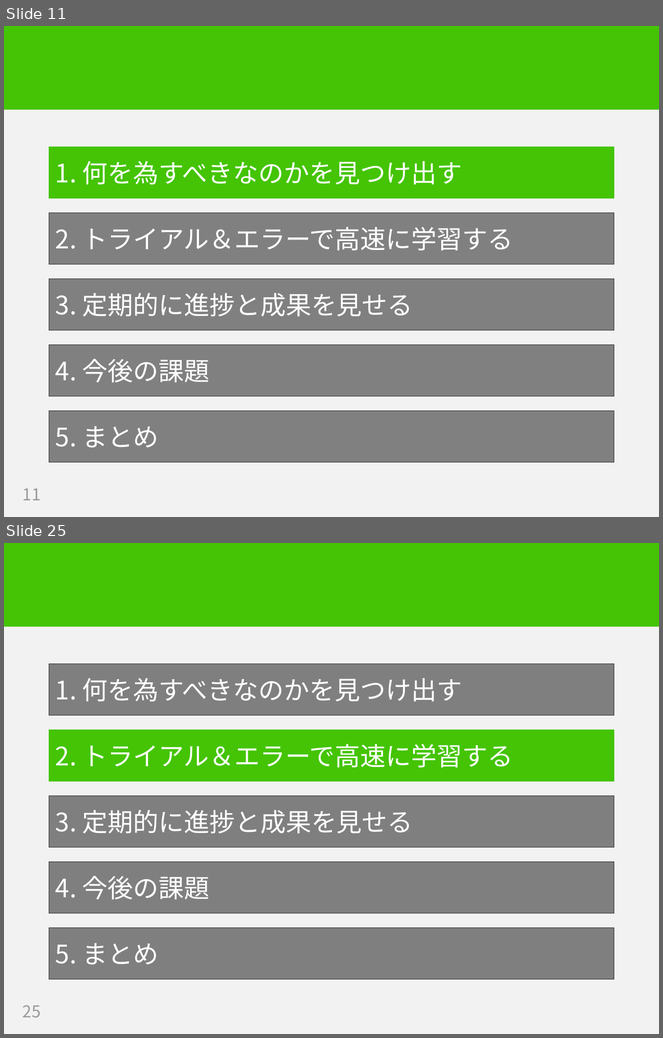
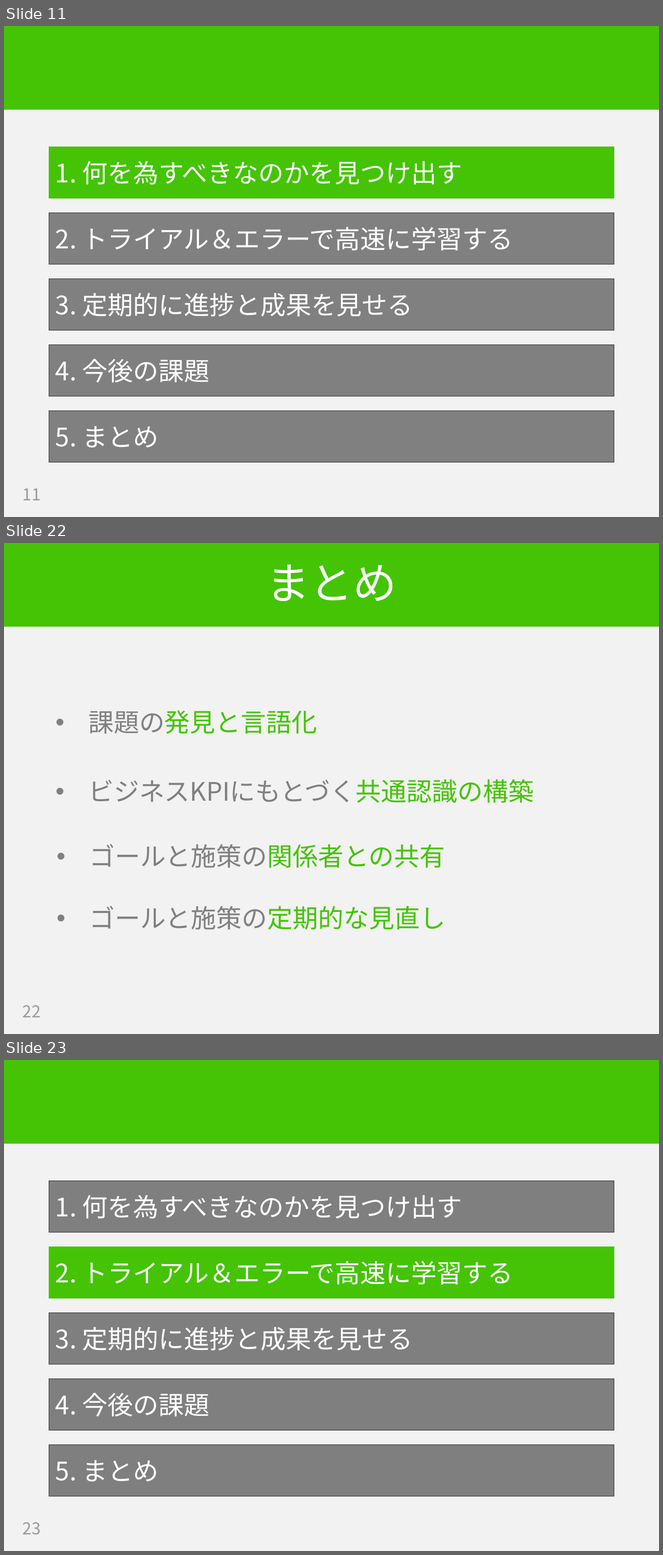
Before and after one commit to hageyahhoo/RSGT2018, a slide deck: SET_PO_ja.pptx. Shown one above the other, each under a label of ours: slides 11 and 25 before the commit, slides 11, 22 and 23 after it; the slides between them are not shown. The pictures are 663x1038 and 663x1555 pixels, drawn with LibreOffice and Linux fonts; fonts in the diff are those of the drawing. Boxes give left, top, right and bottom in pixels: in the first picture for what was removed or moved away, otherwise in the second. Text is boxed around its words. In the diff, an @@ line names an element or a change of style, - is before the commit and + after.

```diff
--- a/SET_PO_ja.pptx
+++ b/SET_PO_ja.pptx
@@ slide 22 added at (x1=4, y1=543, x2=659, y2=1034), background #F2F2F2; not listed: 1 template element that a slide beside it also shows @@
@@ title added at (x1=266, y1=564, x2=397, y2=601), 48 pt, text #FFFFFF @@
+まとめ
@@ text added at (x1=88, y1=710, x2=534, y2=930), 28 pt, text #808080 @@
+• 課題の発見と言語化
+• ビジネスKPIにもとづく共通認識の構築
+  • ゴールと施策の関係者との共有
+  • ゴールと施策の定期的な見直し
@@ page number added at (x1=23, y1=1006, x2=41, y2=1018), 18 pt, text #9B9B9B @@
+22
@@ what was slide 25 is now slide 23 @@
@@ page number at (x1=23, y1=1523, x2=41, y2=1535): text changed @@
-25
+23
```
Also in this commit, not shown: 11 slides changed, 5 other slides added, 3 slides removed.
